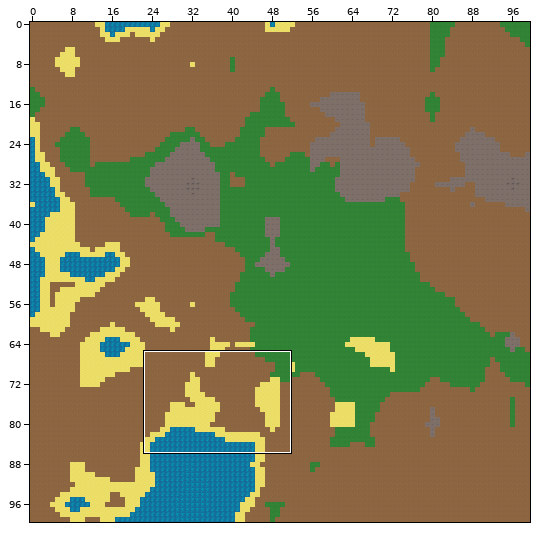
Two states of a Tiled map, Graphics/Tileset/map.tmx. Above: a wide view before the commit, with the close-up outlined.
Close-up. Before the commit:
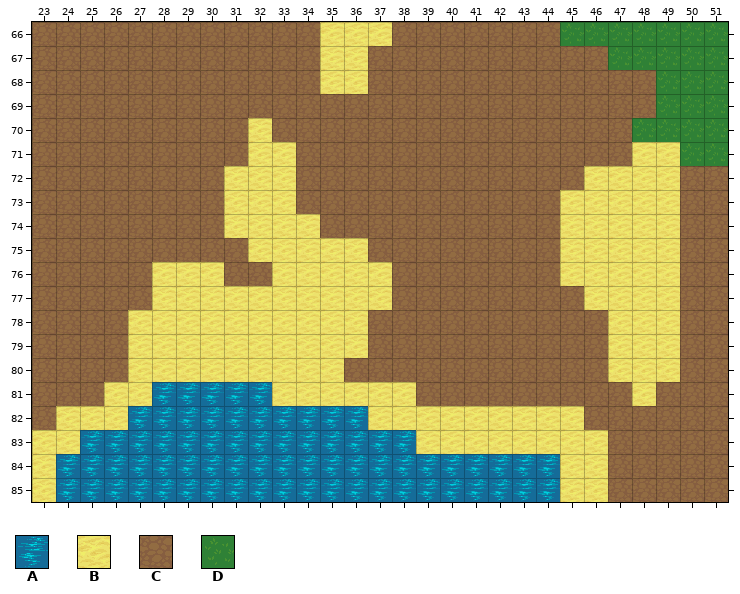
Cells are 32x32 px. Shown: x 23..51, y 66..85. The commit also changed other parts of the map, which this record leaves out.
Key: from "map": A 1, B 2, C 3, D 4.
_ is an empty cell.
Layer "Tile Layer 1" before, first column x 23:
66 CCCCCCCCCCCCBBBCCCCCCCDDDDDDD
67 CCCCCCCCCCCCBBCCCCCCCCCCDDDDD
68 CCCCCCCCCCCCBBCCCCCCCCCCCCDDD
69 CCCCCCCCCCCCCCCCCCCCCCCCCCDDD
70 CCCCCCCCCBCCCCCCCCCCCCCCCDDDD
71 CCCCCCCCCBBCCCCCCCCCCCCCCBBDD
72 CCCCCCCCBBBCCCCCCCCCCCCBBBBCC
73 CCCCCCCCBBBCCCCCCCCCCCBBBBBCC
74 CCCCCCCCBBBBCCCCCCCCCCBBBBBCC
75 CCCCCCCCCBBBBBCCCCCCCCBBBBBCC
76 CCCCCBBBCCBBBBBCCCCCCCBBBBBCC
77 CCCCCBBBBBBBBBBCCCCCCCCBBBBCC
78 CCCCBBBBBBBBBBCCCCCCCCCCBBBCC
79 CCCCBBBBBBBBBBCCCCCCCCCCBBBCC
80 CCCCBBBBBBBBBCCCCCCCCCCCBBBCC
81 CCCBBAAAAABBBBBBCCCCCCCCCBCCC
82 CBBBAAAAAAAAAABBBBBBBBBCCCCCC
83 BBAAAAAAAAAAAAAABBBBBBBBCCCCC
84 BAAAAAAAAAAAAAAAAAAAAABBCCCCC
85 BAAAAAAAAAAAAAAAAAAAAABBCCCCC
After the commit:
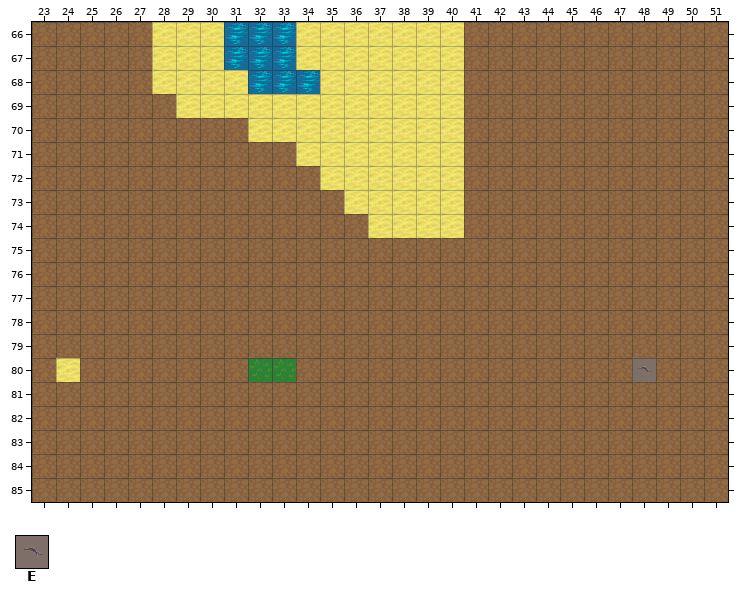
Further tiles: from "map": E 5.
Edits made:
Changed rows in their new state; . is an unchanged cell.
Layer "Tile Layer 1":
first column x 23:
66 .....BBBAAAB...BBB....CCCCCCC
67 .....BBBAAAB..BBBB......CCCCC
68 .....BBBBAAA..BBBB........CCC
69 ......BBBBBBBBBBBB........CCC
70 ..........BBBBBBBB.......CCCC
71 .........CCBBBBBBB.......CCCC
72 ........CCC.BBBBBB.....CCCC..
73 ........CCC..BBBBB....CCCCC..
74 ........CCCC..BBBB....CCCCC..
75 .........CCCCC........CCCCC..
76 .....CCC..CCCCC.......CCCCC..
77 .....CCCCCCCCCC........CCCC..
78 ....CCCCCCCCCC..........CCC..
79 ....CCCCCCCCCC..........CCC..
80 .B..CCCCCDDCC...........CEC..
81 ...CCCCCCCCCCCCC.........C...
82 .CCCCCCCCCCCCCCCCCCCCCC......
83 CCCCCCCCCCCCCCCCCCCCCCCC.....
84 CCCCCCCCCCCCCCCCCCCCCCCC.....
85 CCCCCCCCCCCCCCCCCCCCCCCC.....
Changed places in both close-ups, as pixel boxes (x1, y1, x2, y2):
changed: (32, 22, 728, 502)
